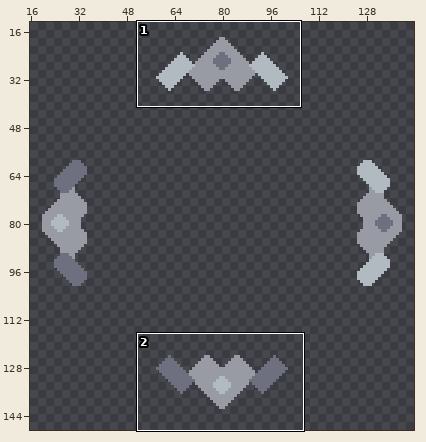
Sprite sheet -- sprites/blocks/drills/phase-drill-rotator.png. The picture above shows the old version from afar; the outline marks the close-up.
Close-up. First the earlier version:
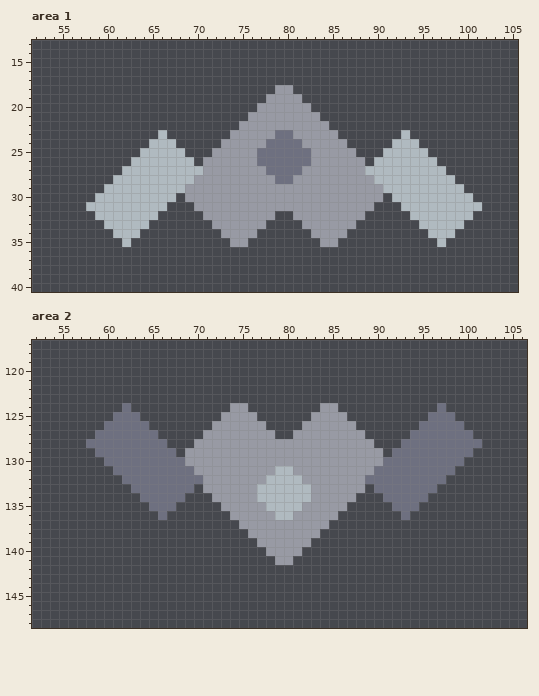
The file is 160x160 pixels. Shown: area 1: x 52..105, y 13..40; area 2: x 52..106, y 117..148. The wide view leaves out empty margins.
The same view after the edit:
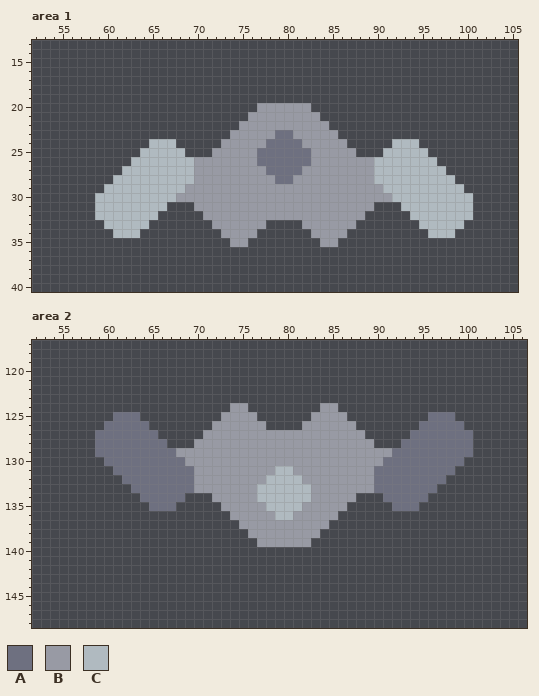
Palette (. is transparent): A #6e7080  B #989aa4  C #b0bac0
What changed:
Changed rows in their new state; - is an unchanged pixel.
Area 1:
first column x 78:
18 -..-
19 ....
first column x 58:
23 --------.--------------------------.--------
26 ------------B------------------B------------
27 ------------B------------------B------------
30 ----------B----------------------B----------
31 .------------------------------------------.
32 ---------------------BB---------------------
35 ----.----------------------------------.----
Area 2:
first column x 58:
124 ----.----------------------------------.----
127 ---------------------BB---------------------
128 .------------------------------------------.
129 ----------B----------------------B----------
132 ------------B------------------B------------
133 ------------B------------------B------------
136 --------.--------------------------.--------
first column x 78:
140 ....
141 -..-
